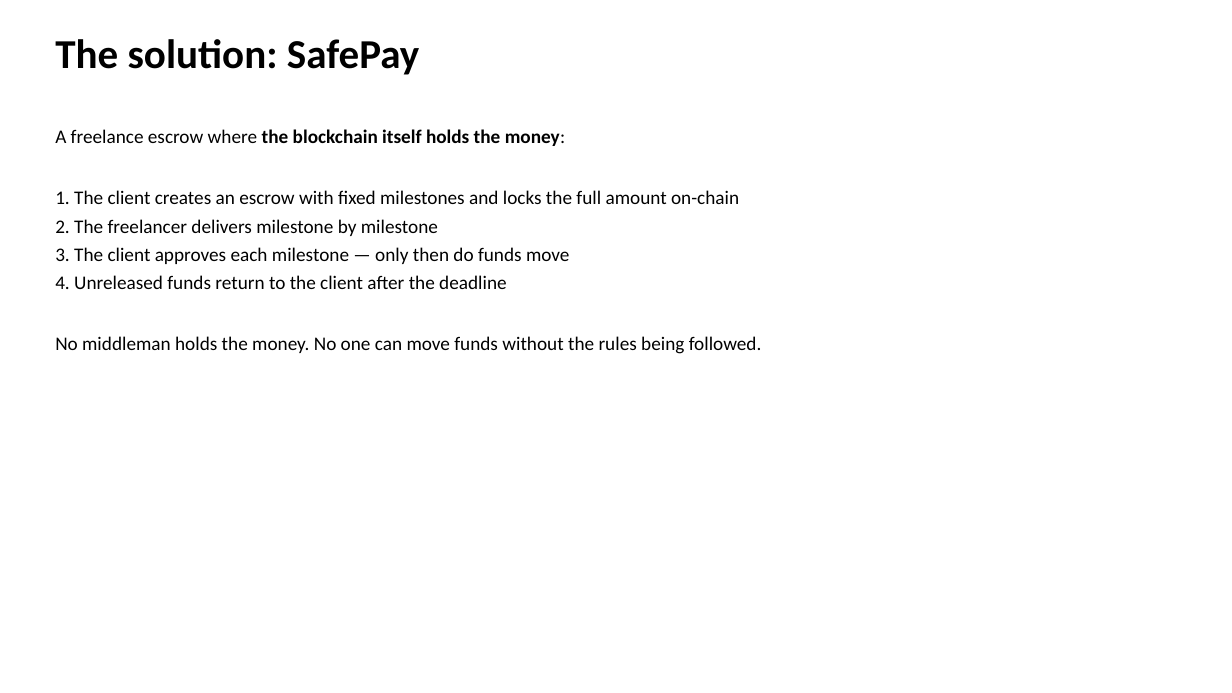
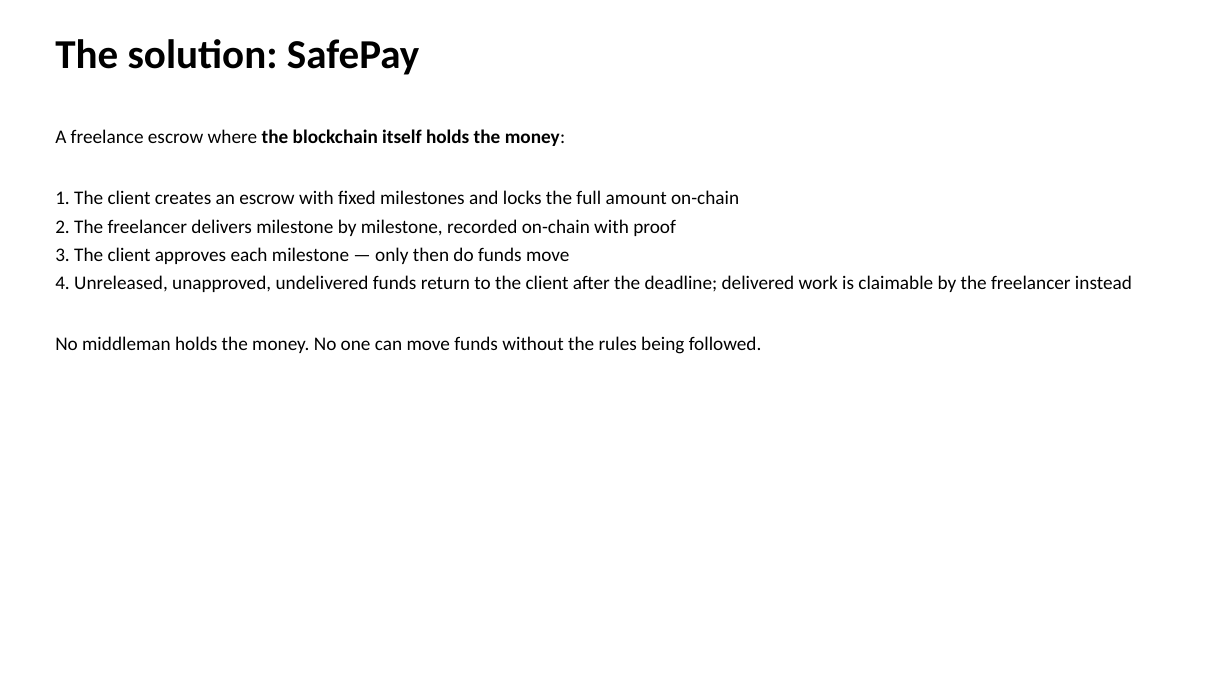
Before and after one commit to eres0045/safepay, a slide deck: slide 3 of docs/safepay-pitch-deck.pptx. Drawn at 1232x693 pixels with LibreOffice and Linux fonts; fonts in the diff are those of the drawing. Boxes give left, top, right and bottom in pixels: in the first picture for what was removed or moved away, otherwise in the second. Text is boxed around its words. In the diff, an @@ line names an element or a change of style, - is before the commit and + after.

Commit message:
Contract v2: delivery + deadline-claim + refund-lock, 11/11 tests, verified Testnet flows, v2 docs/deck

```diff
--- a/docs/safepay-pitch-deck.pptx
+++ b/docs/safepay-pitch-deck.pptx
@@ text at [55, 219, 676, 236]: text changed @@
-2. The freelancer delivers milestone by milestone
+2. The freelancer delivers milestone by milestone, recorded on-chain with proof
@@ text at [55, 275, 1132, 292]: text changed @@
-4. Unreleased funds return to the client after the deadline
+4. Unreleased, unapproved, undelivered funds return to the client after the deadline; delivered work is claimable by the freelancer instead
```
Also in this commit, not shown: 6 other slides changed, 7 other files.
